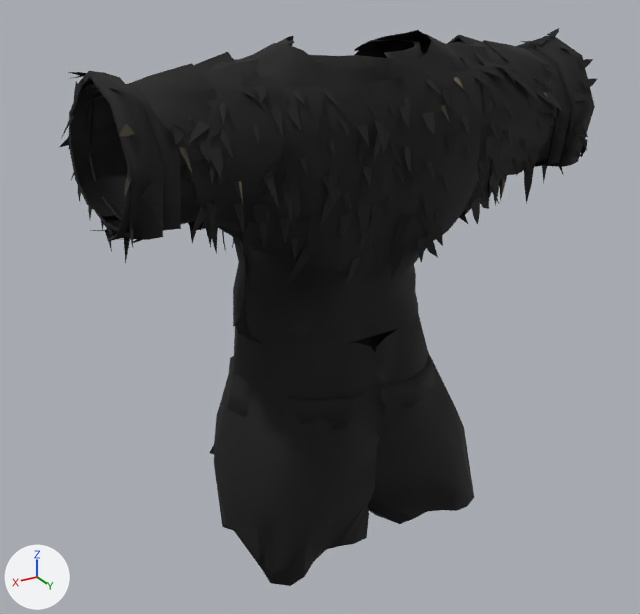
Two versions of the glTF model assets/modeles/armures/porte/armure_fourrure.glb, one commit apart.
Both versions are drawn from a camera (50 mm lens) standing at (0.805, 1.31, 1.746) and looking at (0.029, 0.015, 1.098). The axes (+X, +Y, +Z) are drawn at lower left. The lights are the same throughout. The older version comes first. Vertices at exactly the same position are counted once.

In view in the first picture: 'armure_fourrure'.
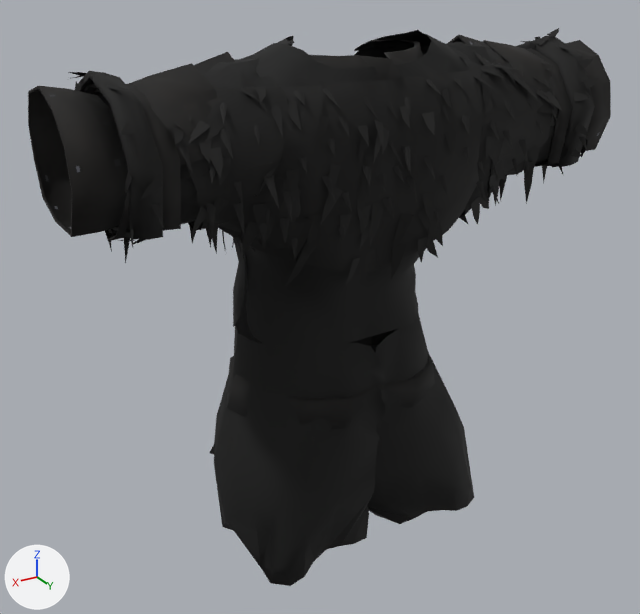
Where the change shows, as pixel boxes (x1, y1, x2, y2) in the pictures (640 x 614 px; the box of a moved part takes in the faces that stretch with it):
'armure_fourrure', reshaped (8% wider)
    before: (59, 28, 597, 586)
    after: (28, 28, 611, 586)
part 1 of me_armure_fourrure, moved or reshaped
    before: (125, 172, 132, 195)
    after: (125, 172, 132, 194)
part 2 of me_armure_fourrure, moved or reshaped
    before: (119, 124, 135, 136)
    after: (121, 121, 137, 134)
part 3 of me_armure_fourrure, moved or reshaped
    before: (582, 79, 597, 90)
    after: (583, 78, 599, 89)
part 4 of me_armure_fourrure, added
    after: (28, 86, 128, 237)
part 5 of me_armure_fourrure, added
    after: (565, 40, 611, 151)
part 6 of me_armure_fourrure, surface changed
    before: (59, 37, 595, 422)
    after: (75, 37, 595, 422)

The change in detail:
me_armure_fourrure is used by ob_armure_fourrure; location (0.0, 0.0, 0.0).
me_armure_fourrure had 3528 vertices, 3635 faces and spanned x -0.455..0.459, y -0.19..0.231, z 0.655..1.588.
me_armure_fourrure now has 3668 vertices, 3875 faces and spans x -0.507..0.507, y -0.19..0.231, z 0.655..1.588.
me_armure_fourrure part 1: the loose piece of 5 vertices spanning x 0.43..0.433, y 0.176..0.202, z 1.409..1.446 is moved by (0.0, 0.001, 0.002).
me_armure_fourrure part 2: the loose piece of 5 vertices spanning x 0.413..0.438, y 0.174..0.188, z 1.492..1.507 is moved by (-0.001, 0.005, 0.003).
me_armure_fourrure part 3: the loose piece of 5 vertices spanning x -0.449..-0.41, y 0.179..0.189, z 1.48..1.497 is moved by (0.0, 0.002, 0.001).
me_armure_fourrure part 4: a new loose piece of 70 vertices spanning x 0.422..0.507, y -0.022..0.176, z 1.355..1.549, in mat_cuir (picture img_atlas_fourrure).
me_armure_fourrure part 5: a new loose piece of 70 vertices spanning x -0.507..-0.422, y -0.022..0.176, z 1.355..1.549, in mat_cuir (picture img_atlas_fourrure).
me_armure_fourrure part 6: 3446 kept faces spanning x -0.455..0.459, y -0.19..0.231, z 0.655..1.588 get new texture (UV) coordinates.
Other edits to the shape of me_armure_fourrure do not show in these pictures.
